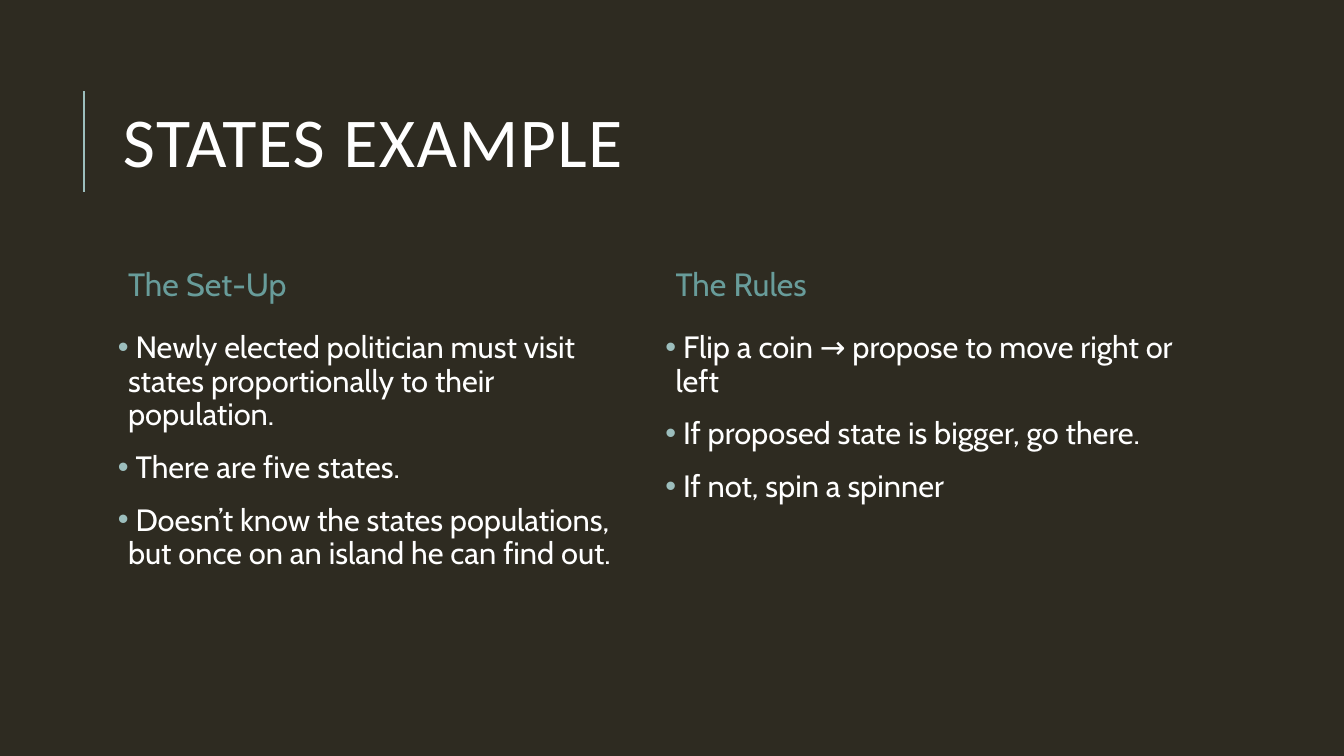
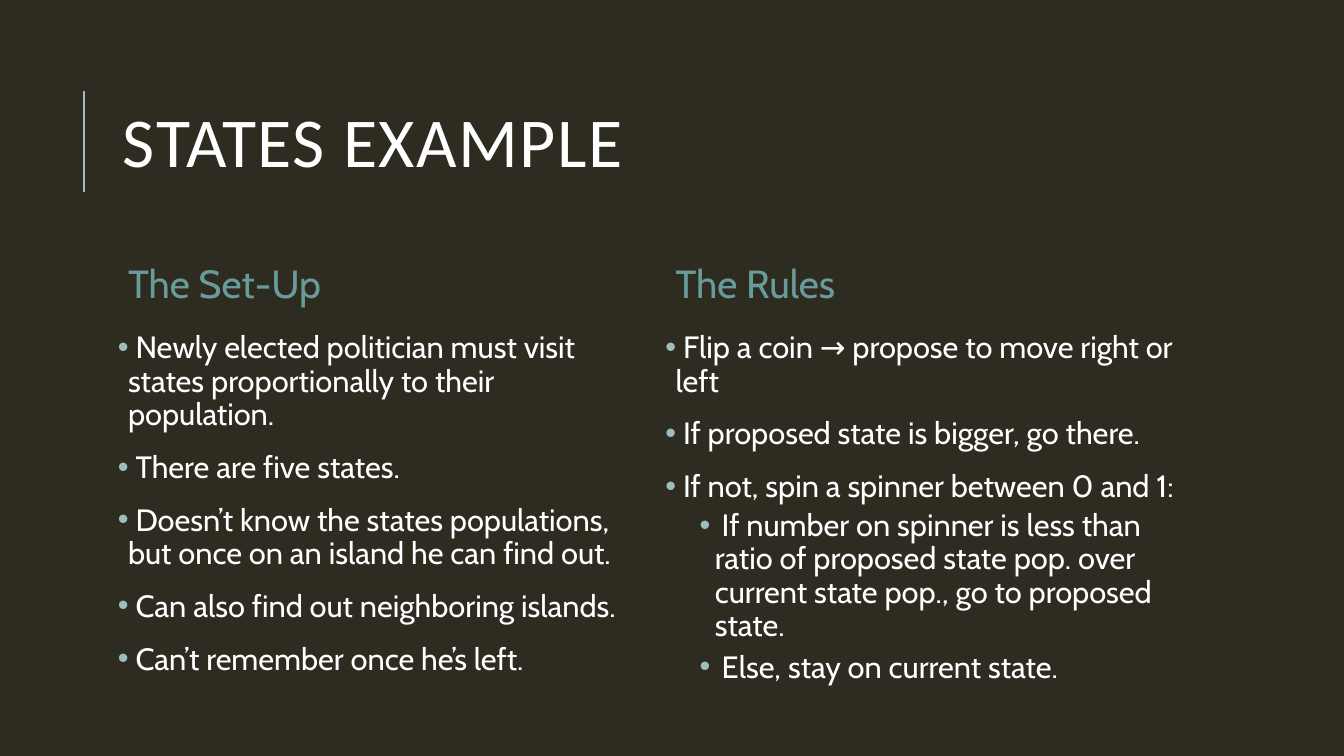
Before and after one commit to mblai35/Homework-Repo, a slide deck: slide 3 of MCMCpresentation.pptx. Drawn at 1344x756 pixels with LibreOffice and Linux fonts; fonts in the diff are those of the drawing. Boxes give left, top, right and bottom in pixels: in the first picture for what was removed or moved away, otherwise in the second. Text is boxed around its words. In the diff, an @@ line names an element or a change of style, - is before the commit and + after.

```diff
--- a/MCMCpresentation.pptx
+++ b/MCMCpresentation.pptx
@@ text "The Set-Up" at (128,268,321,308): size 23 to 28 pt @@
@@ text "The Rules" at (676,268,835,299): size 23 to 28 pt @@
@@ text at (683,474,1173,684): text changed @@
-• If not, spin a spinner
+• If not, spin a spinner between 0 and 1:
+    • If number on spinner is less than ratio of proposed state pop. over current state pop., go to proposed state.
+    • Else, stay on current state.
@@ text at (136,594,616,671): paragraphs added @@
+• Can also find out neighboring islands.
+• Can’t remember once he’s left.
```
Also in this commit, not shown: 3 other slides changed, 6 slides added, 1 other file.
